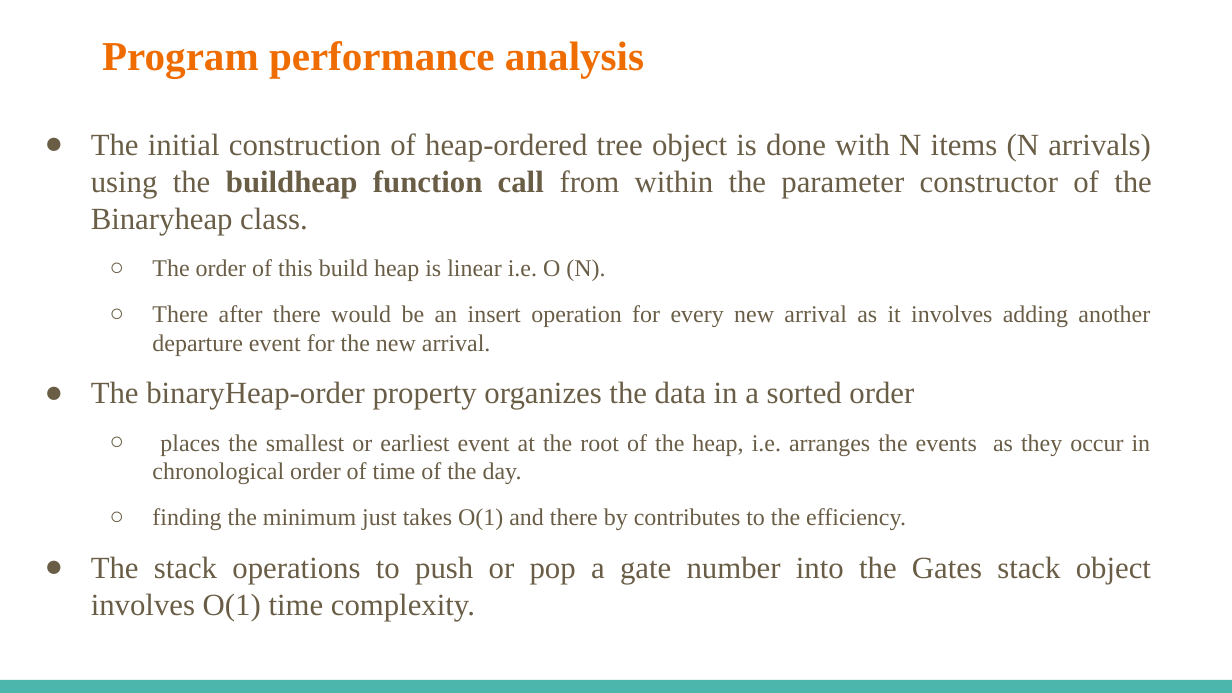
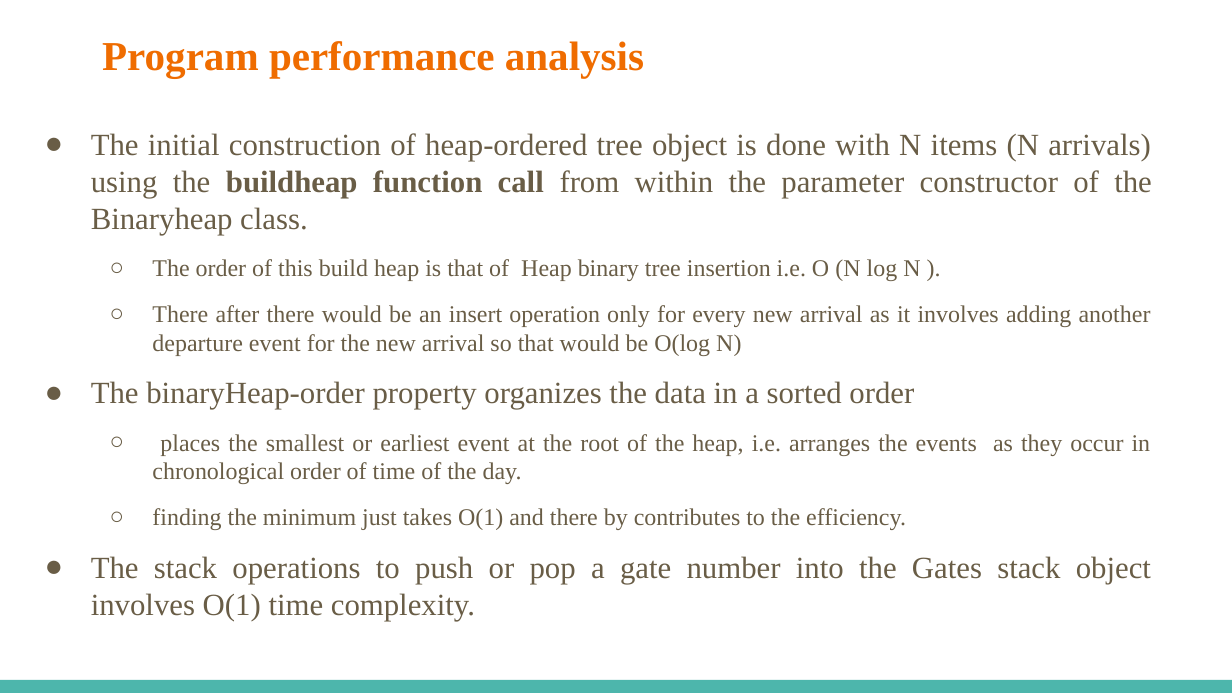
Before and after one commit to githubtvp/L2MX13, a slide deck: slide 14 of DSAsgn5Final/DSAsgmtPpt.pptx. Drawn at 1232x693 pixels with LibreOffice and Linux fonts; fonts in the diff are those of the drawing. Boxes give left, top, right and bottom in pixels: in the first picture for what was removed or moved away, otherwise in the second. Text is boxed around its words. In the diff, an @@ line names an element or a change of style, - is before the commit and + after.

```diff
--- a/DSAsgn5Final/DSAsgmtPpt.pptx
+++ b/DSAsgn5Final/DSAsgmtPpt.pptx
@@ text at bbox=[152, 259, 1151, 356]: text changed @@
-  ○ The order of this build heap is linear i.e. O (N).
-  ○ There after there would be an insert operation for every new arrival as it involves adding another departure event for the new arrival.
+  ○ The order of this build heap is that of Heap binary tree insertion i.e. O (N log N ).
+  ○ There after there would be an insert operation only for every new arrival as it involves adding another departure event for the new arrival so that would be O(log N)
```
Also in this commit, not shown: 1 other slide changed, 6 other files.
